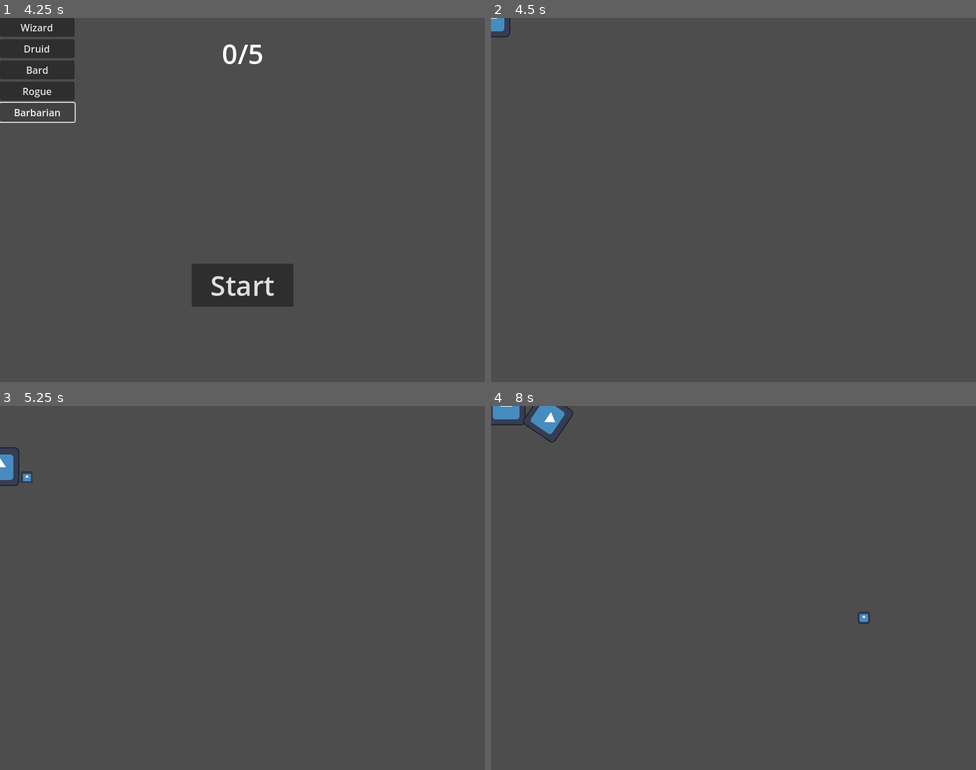
Above: before the commit, frames 1-4 (two rows, left to right).
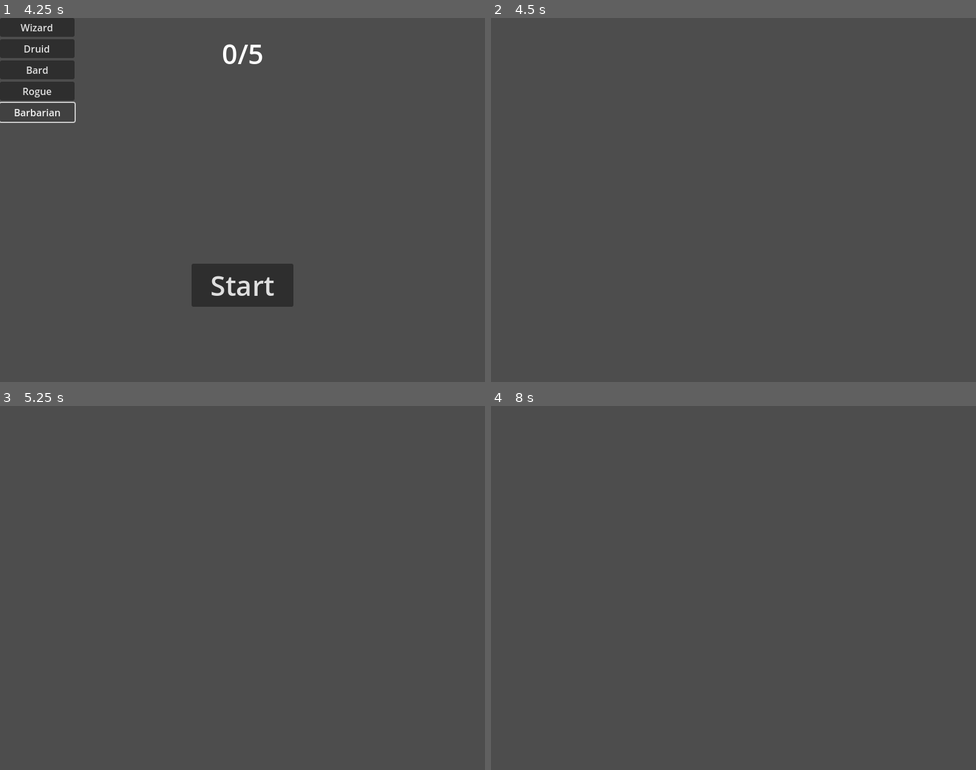
Above: after the commit, the same moments.

Repository: har3nz/MultiplayerDnD
Game: Godot game, scene res://scenes/room.tscn
The game is run twice, just before and just after one commit, with the same random seed, the same clock (stepped at 60 frames per second) and the same inputs. The engine's default icon, where the game draws it, is replaced by a stand-in: a white triangle on a blue panel in a dark square.
Inputs (mouse positions are in pixels of both pictures, inside the frame that each line leads up to):
- Up to frame 1 (4.25 s): tap Enter at 0.5 s; move the mouse to (349, 181) at 0.52 s; hold D (right) 0.53-1.25 s; click (349, 181) at 0.6 s; click "Host" at 1.25 s; click "Wizard" at 2 s; click "Rogue" at 2.75 s; click "Barbarian" at 3.5 s
- Up to frame 2 (4.5 s): click "Start" at 4.25 s
- Up to frame 3 (5.25 s): tap Space at 5 s; move the mouse to (145, 606) at 5.02 s; hold S (down) from 5.03 s (still down); click (145, 606) at 5.1 s
- Up to frame 4 (8 s): move the mouse to (782, 507) at 5.77 s; release S (down) at 5.78 s; hold D (right) 5.78-6.53 s; click (782, 507) at 5.85 s; move the mouse to (709, 660) at 6.52 s; hold W (up) 6.53-7.28 s; click (709, 660) at 6.6 s; move the mouse to (879, 642) at 7.27 s; hold A (left) from 7.28 s (still down); click (879, 642) at 7.35 s; tap 1 (skill1) at 7.9 s

Frame 1 is identical in both runs. In frame 2, 0.1% of the frame differs, in the area x 0-4%, y 0-6%; in frame 3, 0.3%; in frame 4, 0.7%, in the area x 0-79%, y 0-60%.

Commit message:
barbarian

Diff:
--- /dev/null
+++ b/scenes/axe.tscn
@@ -0,0 +1,137 @@
+[gd_scene load_steps=7 format=3 uid="uid://cvixtesfcwysl"]
+
+[ext_resource type="Texture2D" uid="uid://bnm5f4aj0owqx" path="res://icon.svg" id="1_odgf8"]
+
+[sub_resource type="RectangleShape2D" id="RectangleShape2D_725vr"]
+size = Vector2(34, 112)
+
+[sub_resource type="Animation" id="Animation_odgf8"]
+resource_name = "swing"
+tracks/0/type = "value"
+tracks/0/imported = false
+tracks/0/enabled = true
+tracks/0/path = NodePath("CollisionShape2D:rotation")
+tracks/0/interp = 1
+tracks/0/loop_wrap = true
+tracks/0/keys = {
+"times": PackedFloat32Array(0, 0.16666666, 0.26666668, 0.5333333, 0.6666667),
+"transitions": PackedFloat32Array(1, 1, 1, 1, 1),
+"update": 0,
+"values": [0.0, 1.626266, 1.9295144, 1.626266, 0.0]
+}
+tracks/1/type = "value"
+tracks/1/imported = false
+tracks/1/enabled = true
+tracks/1/path = NodePath("CollisionShape2D:position")
+tracks/1/interp = 1
+tracks/1/loop_wrap = true
+tracks/1/keys = {
+"times": PackedFloat32Array(0, 0.16666666, 0.26666668, 0.5333333, 0.6666667),
+"transitions": PackedFloat32Array(1, 1, 1, 1, 1),
+"update": 0,
+"values": [Vector2(-1.9073486e-06, -25), Vector2(30.85637, 0.078559875), Vector2(30.85637, 4.07856), Vector2(30.85637, 0.078559875), Vector2(-1.9073486e-06, -25)]
+}
+tracks/2/type = "value"
+tracks/2/imported = false
+tracks/2/enabled = true
+tracks/2/path = NodePath("Sprite2D:rotation")
+tracks/2/interp = 1
+tracks/2/loop_wrap = true
+tracks/2/keys = {
+"times": PackedFloat32Array(0, 0.16666666, 0.26666668, 0.5333333, 0.6666667),
+"transitions": PackedFloat32Array(1, 1, 1, 1, 1),
+"update": 0,
+"values": [0.0, 1.626266, 1.9295144, 1.626266, 0.0]
+}
+tracks/3/type = "value"
+tracks/3/imported = false
+tracks/3/enabled = true
+tracks/3/path = NodePath("Sprite2D:position")
+tracks/3/interp = 1
+tracks/3/loop_wrap = true
+tracks/3/keys = {
+"times": PackedFloat32Array(0, 0.16666666, 0.26666668, 0.5333333, 0.6666667),
+"transitions": PackedFloat32Array(1, 1, 1, 1, 1),
+"update": 0,
+"values": [Vector2(-1.9073486e-06, -25), Vector2(30.856373, 0.078559875), Vector2(30.856373, 4.07856), Vector2(30.856373, 0.078559875), Vector2(-1.9073486e-06, -25)]
+}
+
+[sub_resource type="Animation" id="Animation_725vr"]
+length = 0.001
+tracks/0/type = "value"
+tracks/0/imported = false
+tracks/0/enabled = true
+tracks/0/path = NodePath("CollisionShape2D:rotation")
+tracks/0/interp = 1
+tracks/0/loop_wrap = true
+tracks/0/keys = {
+"times": PackedFloat32Array(0),
+"transitions": PackedFloat32Array(1),
+"update": 0,
+"values": [0.0]
+}
+tracks/1/type = "value"
+tracks/1/imported = false
+tracks/1/enabled = true
+tracks/1/path = NodePath("CollisionShape2D:position")
+tracks/1/interp = 1
+tracks/1/loop_wrap = true
+tracks/1/keys = {
+"times": PackedFloat32Array(0),
+"transitions": PackedFloat32Array(1),
+"update": 0,
+"values": [Vector2(-1.9073486e-06, -25)]
+}
+tracks/2/type = "value"
+tracks/2/imported = false
+tracks/2/enabled = true
+tracks/2/path = NodePath("Sprite2D:rotation")
+tracks/2/interp = 1
+tracks/2/loop_wrap = true
+tracks/2/keys = {
+"times": PackedFloat32Array(0),
+"transitions": PackedFloat32Array(1),
+"update": 0,
+"values": [0.0]
+}
+tracks/3/type = "value"
+tracks/3/imported = false
+tracks/3/enabled = true
+tracks/3/path = NodePath("Sprite2D:position")
+tracks/3/interp = 1
+tracks/3/loop_wrap = true
+tracks/3/keys = {
+"times": PackedFloat32Array(0),
+"transitions": PackedFloat32Array(1),
+"update": 0,
+"values": [Vector2(-1.9073486e-06, -25)]
+}
+
+[sub_resource type="AnimationLibrary" id="AnimationLibrary_8s0ly"]
+_data = {
+&"RESET": SubResource("Animation_725vr"),
+&"swing": SubResource("Animation_odgf8")
+}
+
+[sub_resource type="SceneReplicationConfig" id="SceneReplicationConfig_odgf8"]
+
+[node name="Axe" type="Area2D"]
+
+[node name="Sprite2D" type="Sprite2D" parent="."]
+position = Vector2(-1.9073486e-06, -25)
+scale = Vector2(0.26562497, 0.875)
+texture = ExtResource("1_odgf8")
+
+[node name="CollisionShape2D" type="CollisionShape2D" parent="."]
+position = Vector2(-1.9073486e-06, -25)
+shape = SubResource("RectangleShape2D_725vr")
+
+[node name="AnimationPlayer" type="AnimationPlayer" parent="."]
+libraries = {
+&"": SubResource("AnimationLibrary_8s0ly")
+}
+
+[node name="MultiplayerSynchronizer" type="MultiplayerSynchronizer" parent="."]
+replication_interval = 0.06
+delta_interval = 0.008
+replication_config = SubResource("SceneReplicationConfig_odgf8")
--- /dev/null
+++ b/scenes/barbarian.tscn
@@ -0,0 +1,38 @@
+[gd_scene load_steps=6 format=3 uid="uid://bge8vwy51igo8"]
+
+[ext_resource type="Script" uid="uid://0l5thbt5lnyb" path="res://scripts/barbarian.gd" id="1_omgms"]
+[ext_resource type="Texture2D" uid="uid://bnm5f4aj0owqx" path="res://icon.svg" id="1_vce3p"]
+[ext_resource type="PackedScene" uid="uid://cvixtesfcwysl" path="res://scenes/axe.tscn" id="3_imun0"]
+
+[sub_resource type="CircleShape2D" id="CircleShape2D_omgms"]
+radius = 31.0
+
+[sub_resource type="SceneReplicationConfig" id="SceneReplicationConfig_omgms"]
+properties/0/path = NodePath(".:position")
+properties/0/spawn = true
+properties/0/replication_mode = 2
+properties/1/path = NodePath("Sprite2D:scale")
+properties/1/spawn = true
+properties/1/replication_mode = 2
+properties/2/path = NodePath("Axe:position")
+properties/2/spawn = true
+properties/2/replication_mode = 2
+
+[node name="barbarian" type="CharacterBody2D"]
+motion_mode = 1
+script = ExtResource("1_omgms")
+
+[node name="Sprite2D" type="Sprite2D" parent="."]
+scale = Vector2(0.5, 0.5)
+texture = ExtResource("1_vce3p")
+
+[node name="CollisionShape2D" type="CollisionShape2D" parent="."]
+shape = SubResource("CircleShape2D_omgms")
+
+[node name="MultiplayerSynchronizer" type="MultiplayerSynchronizer" parent="."]
+replication_interval = 0.06
+delta_interval = 0.008
+replication_config = SubResource("SceneReplicationConfig_omgms")
+
+[node name="Axe" parent="." instance=ExtResource("3_imun0")]
+position = Vector2(55, -30)
--- /dev/null
+++ b/scenes/rogue.tscn
@@ -0,0 +1,15 @@
+[gd_scene load_steps=3 format=3 uid="uid://dm1l8ahp4tijp"]
+
+[ext_resource type="Texture2D" uid="uid://bnm5f4aj0owqx" path="res://icon.svg" id="1_dlw1k"]
+
+[sub_resource type="CircleShape2D" id="CircleShape2D_b3c45"]
+radius = 31.016125
+
+[node name="rogue" type="CharacterBody2D"]
+
+[node name="Sprite2D" type="Sprite2D" parent="."]
+scale = Vector2(0.5, 0.5)
+texture = ExtResource("1_dlw1k")
+
+[node name="CollisionShape2D" type="CollisionShape2D" parent="."]
+shape = SubResource("CircleShape2D_b3c45")
--- a/scenes/world.tscn
+++ b/scenes/world.tscn
@@ -1,8 +1,7 @@
-[gd_scene load_steps=4 format=3 uid="uid://7dutjmu04kaf"]
+[gd_scene load_steps=3 format=3 uid="uid://7dutjmu04kaf"]
 
 [ext_resource type="Script" uid="uid://ngw83fbvssq0" path="res://scripts/world.gd" id="1_4wyf3"]
 [ext_resource type="Script" uid="uid://cmu1apvlfm383" path="res://scripts/multiplayer_spawner.gd" id="2_rwgxs"]
-[ext_resource type="PackedScene" uid="uid://bxcxi0ervwr2p" path="res://scenes/wizard.tscn" id="3_4wyf3"]
 
 [node name="World" type="Node2D"]
 script = ExtResource("1_4wyf3")
@@ -10,7 +9,5 @@
 [node name="MultiplayerSpawner" type="MultiplayerSpawner" parent="."]
 _spawnable_scenes = PackedStringArray("uid://bxcxi0ervwr2p", "uid://74svy2kbi2ld", "uid://jmmm8d4ojh5")
 spawn_path = NodePath("..")
-spawn_limit = 5
+spawn_limit = 100
 script = ExtResource("2_rwgxs")
-
-[node name="Wizard" parent="." instance=ExtResource("3_4wyf3")]
--- /dev/null
+++ b/scripts/barbarian.gd
@@ -0,0 +1,59 @@
+extends CharacterBody2D
+
+var SPEED: int = 500
+
+var max_health: float = 100
+var health: float = max_health
+
+var flipped: bool = false
+
+var m_pos = Vector2.ZERO
+@onready var axe = $Axe
+@onready var ani_player = axe.get_node("AnimationPlayer")
+@export var radius: float = 40.0
+
+var spinning: bool = false
+var dir = Vector2.ZERO
+var spin_angle: float = 0.0
+@export var spin_speed: float = 20.0
+var spin_timer: float = 0.0
+
+func _enter_tree() -> void:
+	set_multiplayer_authority(name.to_int())
+
+func _physics_process(delta) -> void:
+	velocity = Input.get_vector("left", "right", "up", "down") * SPEED
+	m_pos = get_viewport().get_mouse_position()
+
+	if m_pos.x < position.x:
+		flipped = true
+	else:
+		flipped = false
+
+	if flipped:
+		$Sprite2D.scale.x = -0.5
+	else:
+		$Sprite2D.scale.x = 0.5
+
+	if !spinning:
+		dir = (m_pos - global_position).normalized()
+		axe.global_position = global_position + dir * radius
+		axe.global_rotation = dir.angle()
+	else:
+		spin_angle += spin_speed * delta
+		dir = Vector2.RIGHT.rotated(spin_angle)
+		axe.global_position = global_position + dir * radius
+		axe.global_rotation = dir.angle()
+		spin_timer -= delta
+		if spin_timer <= 0:
+			spinning = false
+
+	if Input.is_action_just_pressed("skill1"):
+		spinning = true
+		spin_angle = 0.0
+		spin_timer = 2.0
+
+	if Input.is_action_just_pressed("fire"):
+		ani_player.play("swing")
+
+	move_and_slide()
--- a/scripts/wizard.gd
+++ b/scripts/wizard.gd
@@ -1,6 +1,9 @@
 extends CharacterBody2D
 
-const SPEED: int = 500
+const SPEED: int = 400
+
+var max_health: float = 50
+var health: float = max_health
 
 var fireball_scene = preload("res://scenes/fireball.tscn")
 var mini_missile_scene = preload("res://scenes/mini_missile.tscn")
Not shown, added: scripts/barbarian.gd.uid
